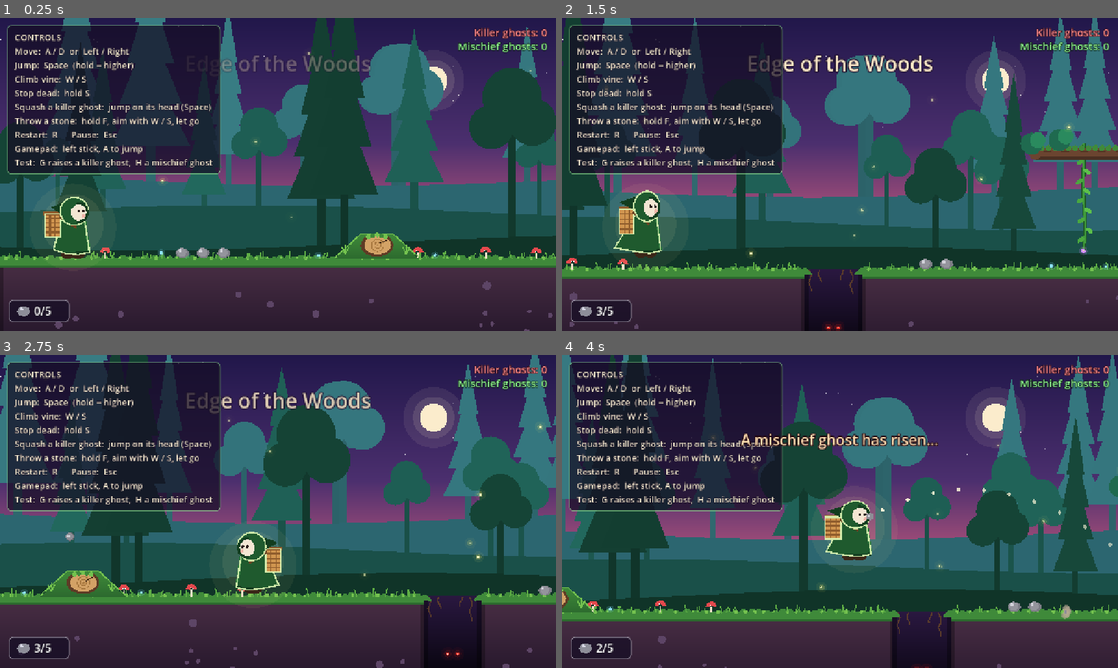
Above: before the commit, frames 1-4 (two rows, left to right).
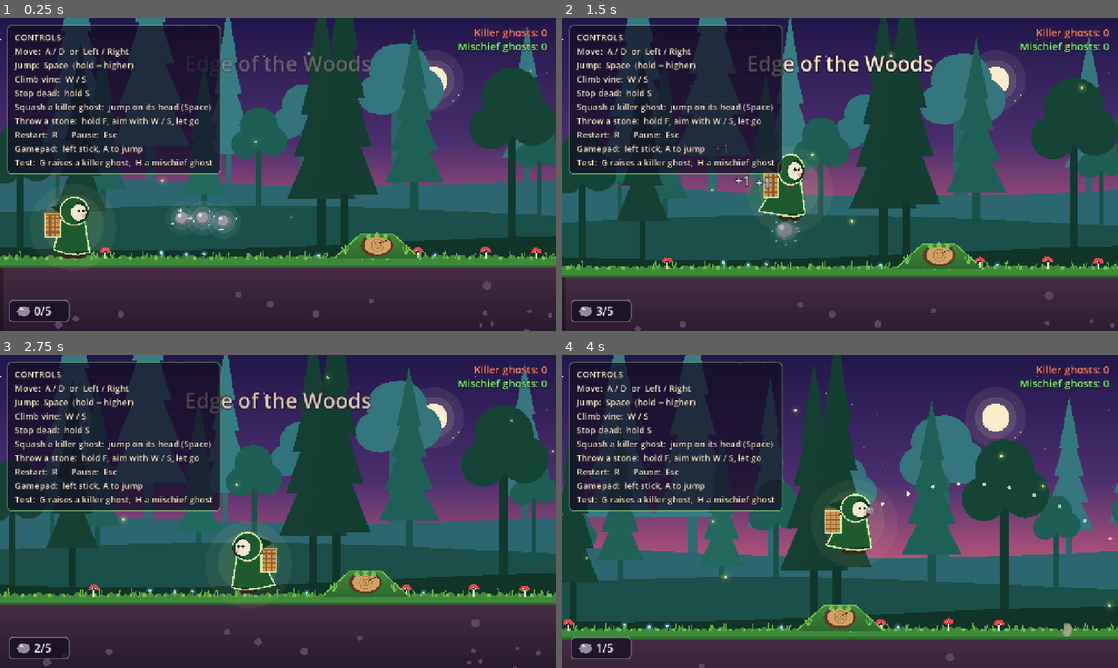
Above: after the commit, the same moments.

Repository: AAcodedimps/Mulberry-Forest
Game: Godot game, scene res://scenes/levels/edge_of_the_woods.tscn
The game is run twice, just before and just after one commit, with the same random seed, the same clock (stepped at 60 frames per second) and the same inputs.
Inputs:
- Up to frame 1 (0.25 s): no input
- Up to frame 2 (1.5 s): hold F (throw) 0.53-1.28 s; hold D (move_right) from 0.53 s (still down); tap Space (jump) at 0.77, 0.8, 1.07, 1.35 s
- Up to frame 3 (2.75 s): tap Space (jump) at 1.52, 1.82 s; tap F (throw) at 1.55 s; release D (move_right) at 2.03 s; hold A (move_left) from 2.03 s (still down); hold Space (jump) from 2.03 s (still down); tap S (aim_down) at 2.1 s
- Up to frame 4 (4 s): release A (move_left) at 2.78 s; release Space (jump) at 2.78 s; hold D (move_right) from 2.78 s (still down); tap W (aim_up) at 2.85 s; tap Space (jump) at 3.02, 3.32, 3.77, 3.8 s; tap F (throw) at 3.05 s; hold F (throw) from 3.53 s (still down)

The runs differ from the first frame. In frame 1, 0.9% of the frame differs, in the area x 30-43%, y 60-77%; in frame 2, 38%; in frame 3, 32%; in frame 4, 49%, in the area x 0-100%, y 0-100%.

Commit message:
Floating pickups and fixed throw input

Diff:
--- a/scenes/levels/edge_of_the_woods.tscn
+++ b/scenes/levels/edge_of_the_woods.tscn
@@ -22,75 +22,6 @@
 [ext_resource type="PackedScene" path="res://scenes/ghosts/mischief_ghost.tscn" id="20_mischief"]
 [ext_resource type="PackedScene" path="res://scenes/powers/stone_pickup.tscn" id="21_stone"]
 [ext_resource type="PackedScene" path="res://scenes/ui/stone_counter.tscn" id="22_stonecount"]
-
-[sub_resource type="GDScript" id="GDScript_test"]
-script/source = "extends Node
-func _ready():
-	process_mode = Node.PROCESS_MODE_ALWAYS
-	await get_tree().create_timer(0.5).timeout
-	var lvl = get_parent()
-	var gm = lvl.get_node('Ghosts')
-	var pl = lvl.get_node('Player')
-	var th = pl.get_node('StoneThrower')
-	var counter = lvl.get_node('StoneCounter/Box/Shaker/Label')
-	print('TEST start stones=', th.stones, ' counter=', counter.text)
-	Input.action_press('throw')
-	await get_tree().physics_frame
-	await get_tree().physics_frame
-	Input.action_release('throw')
-	await get_tree().create_timer(0.05).timeout
-	print('TEST empty F: aiming=', th.is_aiming(), ' counter_colour=', counter.modulate, ' stones=', th.stones)
-	pl.global_position = Vector2(334, 595)
-	await get_tree().create_timer(0.4).timeout
-	print('TEST after walking on group A: stones=', th.stones, ' counter=', counter.text, ' stones_left_in_level=', lvl.get_node('Stones').get_child_count())
-	th.stones = 5
-	pl.global_position = Vector2(1397, 595)
-	await get_tree().create_timer(0.4).timeout
-	print('TEST full pouch over group B: stones=', th.stones, ' stones_left_in_level=', lvl.get_node('Stones').get_child_count())
-	pl.global_position = Vector2(900, 595)
-	await get_tree().create_timer(0.3).timeout
-	pl.facing = -1
-	Input.action_press('throw')
-	await get_tree().create_timer(0.3).timeout
-	print('TEST aiming=', th.is_aiming(), ' preview_points=', th._preview.size(), ' lands=', th._preview_lands, ' angle=', th.aim_angle)
-	Input.action_release('throw')
-	await get_tree().physics_frame
-	await get_tree().physics_frame
-	var flying = []
-	for c in lvl.get_children():
-		if c.name.begins_with('ThrownStone') or (c.get_script() != null and c.get_script().resource_path.ends_with('thrown_stone.gd')):
-			flying.append(c)
-	print('TEST after release: aiming=', th.is_aiming(), ' stones=', th.stones, ' counter=', counter.text, ' flying=', flying.size())
-	await get_tree().create_timer(1.5).timeout
-	print('TEST thrown stone gone after landing=', flying.size() > 0 and not is_instance_valid(flying[0]))
-	var Stone = load('res://scenes/powers/thrown_stone.tscn')
-	gm.raise_mischief_ghost()
-	var mg = get_tree().get_nodes_in_group('mischief_ghosts')[0]
-	await get_tree().create_timer(0.3).timeout
-	var s1 = Stone.instantiate()
-	s1.velocity = Vector2(-500, 0)
-	s1.gravity = 0.0
-	lvl.add_child(s1)
-	s1.global_position = mg.global_position + Vector2(80, -50)
-	await get_tree().create_timer(0.4).timeout
-	print('TEST mischief hit: in_group=', mg.is_inside_tree() and mg.is_in_group('mischief_ghosts'), ' hud=', lvl.get_node('GhostHUD/MischiefCounter').text)
-	gm.raise_ghost()
-	var kg = get_tree().get_nodes_in_group('ghosts')[0]
-	await get_tree().create_timer(2.2).timeout
-	var before = kg.global_position
-	var s2 = Stone.instantiate()
-	s2.velocity = Vector2(-500, 0)
-	s2.gravity = 0.0
-	lvl.add_child(s2)
-	s2.global_position = kg.global_position + Vector2(80, -50)
-	await get_tree().create_timer(0.3).timeout
-	print('TEST killer hit: was ', before, ' now ', kg.global_position, ' stunned=', kg.is_stunned(), ' paused=', get_tree().paused)
-	var p = kg.global_position
-	await get_tree().create_timer(1.5).timeout
-	print('TEST killer still frozen after 1.5s: moved=', kg.global_position.distance_to(p), ' stunned=', kg.is_stunned())
-	await get_tree().create_timer(2.0).timeout
-	print('TEST killer moving again: moved=', kg.global_position.distance_to(p), ' stunned=', kg.is_stunned())
-"
 
 [sub_resource type="RectangleShape2D" id="RectangleShape2D_wall"]
 size = Vector2(40, 2000)
@@ -262,6 +193,3 @@
 [node name="GameOver" parent="." instance=ExtResource("19_over")]
 
 [node name="PauseMenu" parent="." instance=ExtResource("13_pause")]
-
-[node name="SmokeTest" type="Node" parent="."]
-script = SubResource("GDScript_test")
--- /dev/null
+++ b/scenes/powers/floating_pickup.gd
@@ -0,0 +1,153 @@
+@tool
+extends Area2D
+## Shared setup for every collectible power (stones now; Swift Mint, Strength Fig, Moonpetal,
+## Bark Shield and Wild Berries later). The item floats at chest height, bobs gently, glows
+## and sparkles. It is collected the moment ANY part of the wanderer's body touches it
+## (running, jumping or climbing through it), with a little pop sound and a "+1" above the
+## wanderer. If the wanderer can't carry more, it simply stays floating.
+##
+## Place the node ON THE GROUND; the item floats `float_height` above that spot.
+## To make a new pickup: create a script that starts with
+##     @tool
+##     extends "res://scenes/powers/floating_pickup.gd"
+## and give it two functions:
+##     func _try_collect(body) -> bool   # give the item to the wanderer; return true if taken
+##     func _draw_item() -> void         # draw the item centred on (0, 0)
+
+# ======================= TUNING (shared by all floating pickups) =======================
+@export var float_height: float = 60.0   ## How high above the ground it floats, in pixels (60 = the wanderer's chest, a little below the eyes).
+@export var bob_amount: float = 6.0      ## How far it bobs up and down, in pixels.
+@export var bob_speed: float = 2.5       ## How fast it bobs (higher = quicker).
+# ========================================================================================
+@export var glow_color: Color = Color(1.0, 0.95, 0.7)    ## Colour of the soft glow and sparkles.
+@export var pickup_radius: float = 20.0                  ## Size of the touch area around the item.
+@export var popup_text: String = "+1"
+@export var popup_color: Color = Color(1.0, 0.95, 0.7)
+
+const FloatingText = preload("res://scenes/ui/floating_text.gd")
+
+static var _pop_sound: AudioStreamWAV
+
+var _t: float = 0.0
+var _pop: float = -1.0   # -1 = waiting to be collected; 0..1 = popping
+
+
+func _ready() -> void:
+	_t = position.x * 0.013   # so neighbouring pickups don't bob in perfect step
+	if Engine.is_editor_hint():
+		return
+	collision_layer = 0
+	collision_mask = 2        # the wanderer's layer
+	monitorable = false
+	var shape := CircleShape2D.new()
+	shape.radius = pickup_radius
+	var cs := CollisionShape2D.new()
+	cs.shape = shape
+	cs.position = Vector2(0, -float_height)
+	add_child(cs)
+
+
+func _physics_process(delta: float) -> void:
+	_t += delta
+	queue_redraw()
+	if Engine.is_editor_hint():
+		return
+	if _pop >= 0.0:
+		_pop += delta / 0.25
+		modulate.a = clampf(1.0 - _pop, 0.0, 1.0)
+		if _pop >= 1.0:
+			queue_free()
+		return
+	for body in get_overlapping_bodies():
+		if _try_collect(body):
+			_on_collected(body)
+			return
+
+
+## Override: give the item to `body`. Return true if it was taken.
+func _try_collect(_body) -> bool:
+	return false
+
+
+## Override: draw the item centred on (0, 0).
+func _draw_item() -> void:
+	pass
+
+
+func _on_collected(body) -> void:
+	_pop = 0.0
+	set_deferred("monitoring", false)
+	FloatingText.spawn(body.get_parent(), body.global_position, popup_text, popup_color)
+	_play_pop()
+
+
+func _item_center() -> Vector2:
+	return Vector2(0, -float_height + sin(_t * bob_speed) * bob_amount)
+
+
+func _draw() -> void:
+	var c: Vector2 = _item_center()
+	var pulse: float = 0.75 + 0.25 * sin(_t * 3.0)
+	# Faint shadow on the ground so you can tell it's floating
+	if _pop < 0.0:
+		var shadow := PackedVector2Array()
+		for i in 12:
+			var a: float = TAU * i / 12.0
+			shadow.append(Vector2(cos(a) * 10.0, -2.0 + sin(a) * 3.0))
+		draw_colored_polygon(shadow, Color(0, 0, 0, 0.18))
+	# Soft glow
+	var g := glow_color
+	draw_circle(c, 28.0, Color(g.r, g.g, g.b, 0.08 * pulse))
+	draw_circle(c, 19.0, Color(g.r, g.g, g.b, 0.16 * pulse))
+	# Twinkling sparkles circling the item
+	for k in 3:
+		var a2: float = _t * 1.6 + k * TAU / 3.0
+		var sp: Vector2 = c + Vector2(cos(a2) * 21.0, sin(a2) * 13.0)
+		var s: float = 1.5 + 2.0 * maxf(0.0, sin(_t * 4.0 + k * 2.0))
+		draw_line(sp + Vector2(-s, 0), sp + Vector2(s, 0), Color(g.r, g.g, g.b, 0.9), 1.4)
+		draw_line(sp + Vector2(0, -s), sp + Vector2(0, s), Color(g.r, g.g, g.b, 0.9), 1.4)
+	# The item itself (grows a little as it pops)
+	var grow: float = 1.0 if _pop < 0.0 else 1.0 + _pop * 0.7
+	draw_set_transform(c, 0.0, Vector2(grow, grow))
+	_draw_item()
+	draw_set_transform(Vector2.ZERO, 0.0, Vector2.ONE)
+	# Burst of sparkles when collected
+	if _pop >= 0.0:
+		for k in 8:
+			var a3: float = k * TAU / 8.0
+			var p: Vector2 = c + Vector2(cos(a3), sin(a3)) * (8.0 + _pop * 26.0)
+			draw_circle(p, 2.5 * (1.0 - _pop * 0.6), Color(g.r, g.g, g.b, 1.0))
+
+
+# ---------------------------------------------------------------- pop sound
+func _play_pop() -> void:
+	if _pop_sound == null:
+		_pop_sound = _make_pop_sound()
+	var player := AudioStreamPlayer.new()
+	player.stream = _pop_sound
+	player.volume_db = -8.0
+	get_parent().add_child(player)
+	player.finished.connect(player.queue_free)
+	player.play()
+
+
+## Builds a tiny "pop" sound in code (a quick rising blip), so no sound file is needed.
+static func _make_pop_sound() -> AudioStreamWAV:
+	var rate: int = 22050
+	var length: float = 0.09
+	var n: int = int(rate * length)
+	var data := PackedByteArray()
+	data.resize(n * 2)
+	var phase: float = 0.0
+	for i in n:
+		var t: float = float(i) / rate
+		var freq: float = lerpf(600.0, 1400.0, t / length)
+		phase += TAU * freq / rate
+		var sample: float = sin(phase) * exp(-t * 40.0) * 0.6
+		data.encode_s16(i * 2, int(clampf(sample, -1.0, 1.0) * 32767.0))
+	var wav := AudioStreamWAV.new()
+	wav.format = AudioStreamWAV.FORMAT_16_BITS
+	wav.mix_rate = rate
+	wav.stereo = false
+	wav.data = data
+	return wav
--- a/scenes/powers/stone_pickup.gd
+++ b/scenes/powers/stone_pickup.gd
@@ -1,41 +1,20 @@
 @tool
-extends Area2D
-## A small grey stone lying on the ground. Walking over it picks it up automatically,
-## unless the wanderer already carries the maximum; then it just stays where it is.
-## Place this node on the ground surface.
-
-var _t: float = 0.0
-var _taken: bool = false
+extends "res://scenes/powers/floating_pickup.gd"
+## A floating throwing stone. It uses the shared floating pickup (float, bob, glow, "+1"),
+## and only adds what's special about stones: it goes into the wanderer's stone pouch,
+## and it's drawn as a little grey stone.
 
 
-func _physics_process(delta: float) -> void:
-	_t += delta
-	queue_redraw()
-	if Engine.is_editor_hint() or _taken:
-		return
-	for body in get_overlapping_bodies():
-		if body.has_method("try_pick_up_stone") and body.try_pick_up_stone():
-			_taken = true
-			set_deferred("monitoring", false)
-			var tween := create_tween()
-			tween.tween_property(self, "scale", Vector2(1.6, 1.6), 0.15)
-			tween.parallel().tween_property(self, "modulate:a", 0.0, 0.15)
-			tween.tween_callback(queue_free)
-			return
+func _try_collect(body) -> bool:
+	return body.has_method("try_pick_up_stone") and body.try_pick_up_stone()
 
 
-func _draw() -> void:
+func _draw_item() -> void:
 	var pts := PackedVector2Array()
 	for i in 16:
 		var a: float = TAU * i / 16.0
-		pts.append(Vector2(cos(a) * 11.0, -8.0 + sin(a) * 8.0))
-	draw_colored_polygon(pts, Color("7d7d86"))
-	draw_circle(Vector2(-1, -9), 7.5, Color("94949c"))
-	draw_circle(Vector2(-4, -12), 2.6, Color("d2d2da"))
-	# A little twinkle so stones are easy to spot
-	var tw: float = maxf(0.0, sin(_t * 2.2 + position.x * 0.05))
-	if tw > 0.6:
-		var s: float = (tw - 0.6) * 10.0
-		var c := Vector2(5, -15)
-		draw_line(c + Vector2(-s, 0), c + Vector2(s, 0), Color(1, 1, 0.9, 0.9), 1.5)
-		draw_line(c + Vector2(0, -s), c + Vector2(0, s), Color(1, 1, 0.9, 0.9), 1.5)
+		pts.append(Vector2(cos(a) * 13.0, sin(a) * 10.0))
+	draw_colored_polygon(pts, Color("74747e"))
+	draw_circle(Vector2(-1.5, -1.5), 9.0, Color("9a9aa3"))
+	draw_circle(Vector2(-5, -5), 3.0, Color("e0e0e8"))
+	draw_arc(Vector2(3, 2), 5.0, 0.2, 1.6, 6, Color("5f5f68"), 1.2)
--- a/scenes/powers/stone_pickup.tscn
+++ b/scenes/powers/stone_pickup.tscn
@@ -1,16 +1,11 @@
 [gd_scene format=3]
 
 [ext_resource type="Script" path="res://scenes/powers/stone_pickup.gd" id="1_pickup"]
-
-[sub_resource type="CircleShape2D" id="CircleShape2D_pickup"]
-radius = 16.0
 
 [node name="StonePickup" type="Area2D"]
 collision_layer = 0
 collision_mask = 2
 monitorable = false
 script = ExtResource("1_pickup")
-
-[node name="CollisionShape2D" type="CollisionShape2D" parent="."]
-position = Vector2(0, -10)
-shape = SubResource("CircleShape2D_pickup")
+glow_color = Color(0.82, 0.9, 1, 1)
+popup_color = Color(0.9, 0.95, 1, 1)
Not shown, added: scenes/powers/floating_pickup.gd.uid
Not shown, added: scenes/powers/stone_pickup.gd.uid
Not shown, added: scenes/powers/stone_thrower.gd.uid
Not shown, added: scenes/powers/thrown_stone.gd.uid
Not shown, added: scenes/ui/floating_text.gd.uid
Not shown, added: scenes/ui/stone_counter.gd.uid
